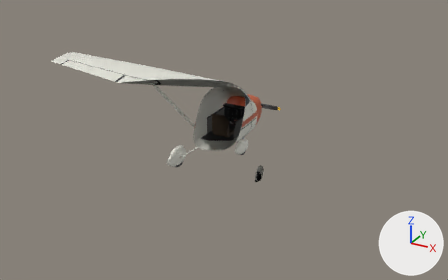
Two versions of the glTF model public/assets/aeronaves/jaz-20.glb, one commit apart.
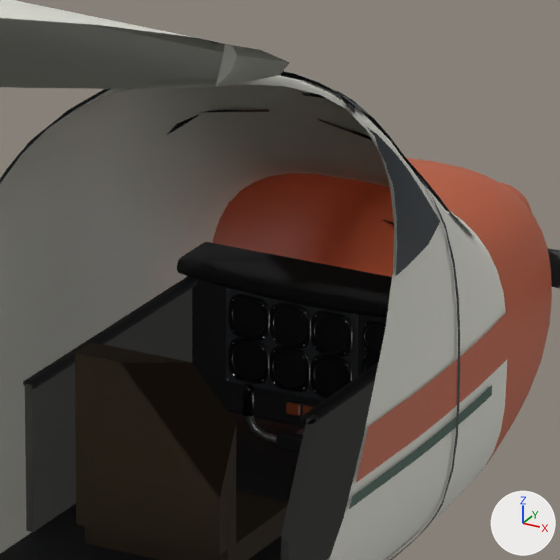
There are two pictures of each version: one whole from a 50 mm lens placed at (7.86, -13.66, 6.66), pointed at (0.85, -0.92, 0.29), one close up on the part from 46% to 59% of the width and 28% to 49% of the height. Every picture has the same lights, and +X, +Y and +Z are marked at lower right. The older version's two pictures come first. Everything nearer to the camera than a plane just in front of the edit is cut away. Where no turn or scale is listed for an object, it has been applied to the vertices. Vertices at exactly the same position are counted once.

Names of what the first close-up shows: 'ala', 'alfeizar--1', 'asiento', 'cintura', 'forro--1', 'forro-1', 'fuselaje', 'panel', 'subpanel', 'suelo-cabina', 'ventanillas', 'visera' and 30 more.
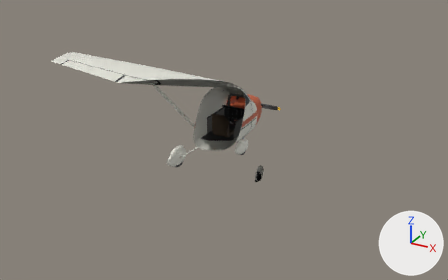
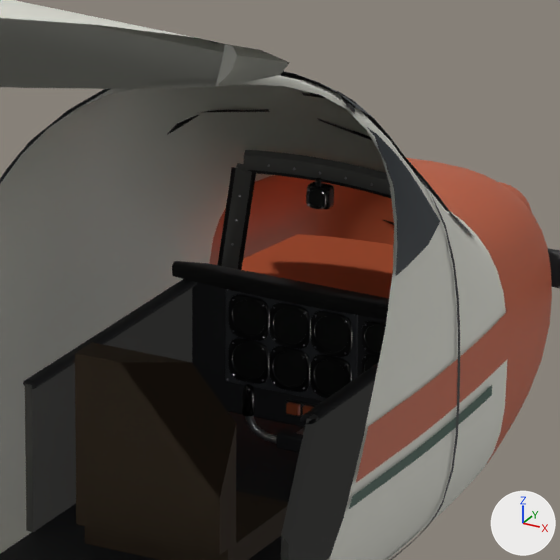
Where the change shows, as pixel boxes [x1, y1, x2, y2] in the close-ups (560 x 560 px):
'visera', reshaped (22% shorter)
    before: [177, 242, 392, 318]
    after: [172, 261, 389, 320]
'capota', added (orange)
    after: [242, 234, 394, 298]
'montantes-parabrisas', added
    after: [222, 150, 391, 269]
'juntas-parabrisas', added
    after: [218, 167, 391, 270]
'brujula-caja-negra', added
    after: [307, 182, 334, 210]
'brujula', added
    after: [309, 190, 324, 207]
'brujula-caja', added
    after: [306, 187, 327, 209]
'tornillos-parabrisas', added
    after: [231, 165, 373, 246]
'brujula-soporte', added
    after: [315, 178, 322, 188]

The change, as a list of edits to the scene's bpy script:
```text
Change me_visera:
    used by ob_visera; location = (0.0, 0.0, 0.0)
    remove me_visera.from_pydata(...)  # 170 vertices, 336 faces; spans x -0.46..0.46, y 1.328..1.618, z 0.21..0.26
    add me_visera.from_pydata(...)  # 119 vertices, 234 faces; spans x -0.46..0.46, y 1.328..1.588, z 0.168..0.26
    me_visera part 1: the whole mesh is rebuilt
Add me_tornillos_parabrisas:
    me_tornillos_parabrisas.from_pydata(...)  # 180 vertices, 300 faces; spans x -0.36..0.36, y 1.418..1.557, z 0.271..0.605
    me_tornillos_parabrisas.materials.append(mat_tornillo)  # grey #9ea1a8
Add me_montantes_parabrisas:
    me_montantes_parabrisas.from_pydata(...)  # 85 vertices, 158 faces; spans x -0.426..0.426, y 1.449..1.638, z 0.164..0.634
    me_montantes_parabrisas.materials.append(mat_forro)  # dark grey #666663
Add me_juntas_parabrisas:
    me_juntas_parabrisas.from_pydata(...)  # 42 vertices, 32 faces; spans x -0.427..0.427, y 1.448..1.615, z 0.17..0.579
    me_juntas_parabrisas.materials.append(mat_goma)  # black #171719
Add me_capota:
    me_capota.from_pydata(...)  # 77 vertices, 120 faces; spans x -0.46..0.46, y 1.608..2.078, z 0.131..0.17
    me_capota.materials.append(mat_capo)  # orange #bf5c38
Add me_cube_004_1:
    me_cube_004_1.from_pydata(...)  # 24 vertices, 44 faces; spans x -0.008..0.008, y 1.4327..1.4477, z 0.5577..0.5877
    me_cube_004_1.materials.append(mat_pomo)  # black #0d0d0e
Add me_cube_005_1:
    me_cube_005_1.from_pydata(...)  # 56 vertices, 108 faces; spans x -0.038..0.038, y 1.4317..1.4777, z 0.4917..0.5637
    me_cube_005_1.materials.append(mat_pomo)  # black #0d0d0e
Add me_brujula_caja:
    me_brujula_caja.from_pydata(...)  # 144 vertices, 288 faces; spans x -0.0324..0.0324, y 1.4222..1.4317, z 0.4953..0.5601
    me_brujula_caja.materials.append(mat_bisel)  # black #121315
Add me_brujula:
    me_brujula.from_pydata([(-0.027, 0.0, -0.027), (0.027, 0.0, -0.027), (0.027, 0.0, 0.027), (-0.027, 0.0, 0.027)], [], [(0, 1, 2), (0, 2, 3)])
    me_brujula.materials.append(mat_reloj_dg)  # black #0a0d0d
Add ob_tornillos_parabrisas:
    ob_tornillos_parabrisas = bpy.data.objects.new('tornillos-parabrisas', me_tornillos_parabrisas)
    ob_tornillos_parabrisas.location = (0.0, 0.0, 0.0)
Add ob_montantes_parabrisas:
    ob_montantes_parabrisas = bpy.data.objects.new('montantes-parabrisas', me_montantes_parabrisas)
    ob_montantes_parabrisas.location = (0.0, 0.0, 0.0)
Add ob_juntas_parabrisas:
    ob_juntas_parabrisas = bpy.data.objects.new('juntas-parabrisas', me_juntas_parabrisas)
    ob_juntas_parabrisas.location = (0.0, 0.0, 0.0)
Add ob_capota:
    ob_capota = bpy.data.objects.new('capota', me_capota)
    ob_capota.location = (0.0, 0.0, 0.0)
Add ob_brujula_soporte:
    ob_brujula_soporte = bpy.data.objects.new('brujula-soporte', me_cube_004_1)
    ob_brujula_soporte.location = (0.0, 0.0, 0.0)
Add ob_brujula_caja_negra:
    ob_brujula_caja_negra = bpy.data.objects.new('brujula-caja-negra', me_cube_005_1)
    ob_brujula_caja_negra.location = (0.0, 0.0, 0.0)
Add ob_brujula_caja:
    ob_brujula_caja = bpy.data.objects.new('brujula-caja', me_brujula_caja)
    ob_brujula_caja.location = (0.0, 0.0, 0.0)
Add ob_brujula:
    ob_brujula = bpy.data.objects.new('brujula', me_brujula)
    ob_brujula.location = (0.0, 1.428, 0.528)
```
